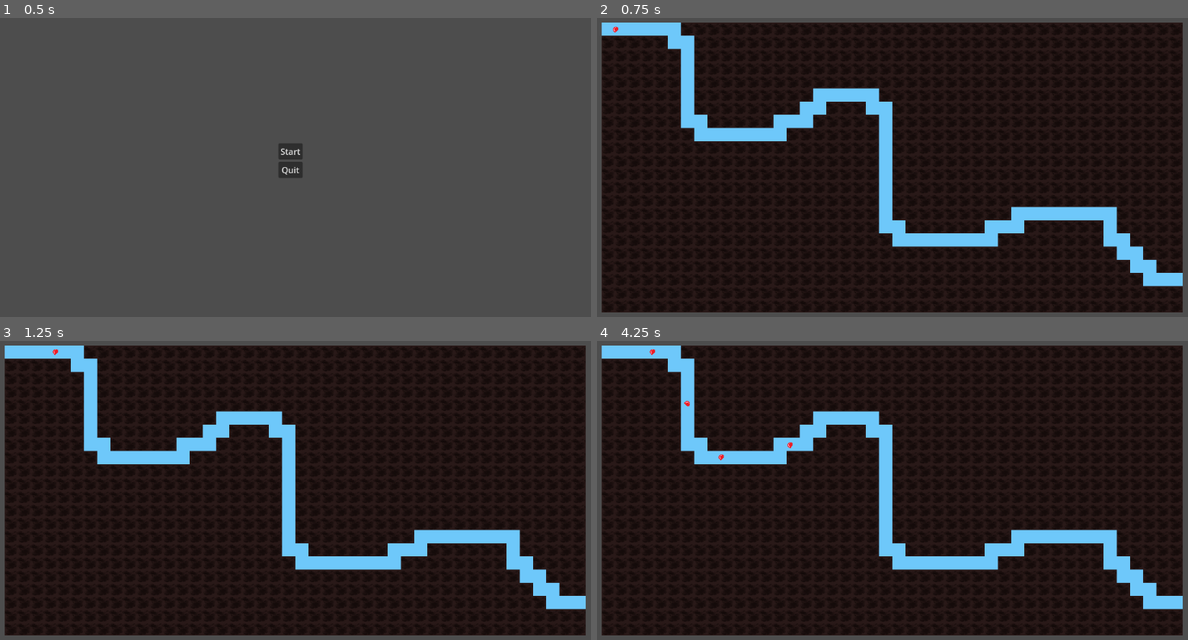
Above: before the commit, frames 1-4 (two rows, left to right).
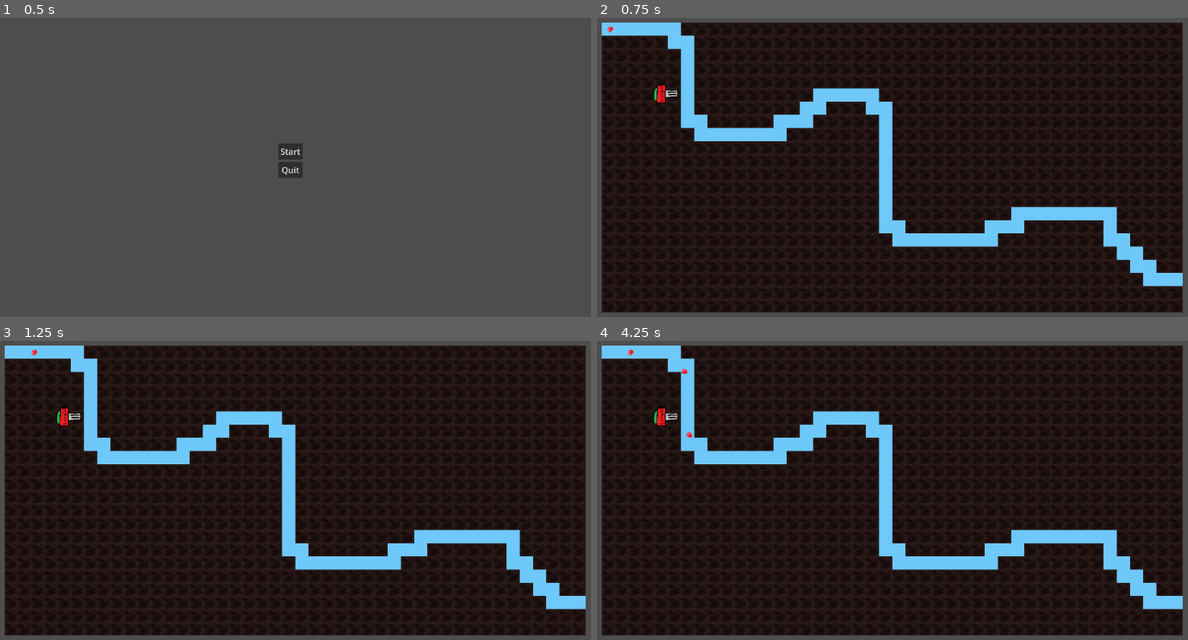
Above: after the commit, the same moments.

Repository: Adrakurmo/TowerDefense
Game: Godot game, scene res://Scenes/main_menu.tscn
Two runs of this game, one before a commit and one after it. Both use one fixed random seed, a clock stepped at 60 frames per second and the inputs below.
Inputs:
- Up to frame 1 (0.5 s): no input
- Up to frame 2 (0.75 s): click "Start" at 0.5 s
- Up to frame 3 (1.25 s): no input
- Up to frame 4 (4.25 s): tap Enter at 1.25, 2.75 s; tap Space at 2 s

Frame 1 is identical in both runs. In frame 2, 0.2% of the frame differs, in the area x 1-14%, y 2-29%; in frame 3, 0.2%; in frame 4, 0.3%, in the area x 5-34%, y 2-40%.
Error after the commit: Parse Error: Identifier "ENEMY_PREFIX" not declared in the current scope. (res://Scripts/Towers/debug_turret.gd:20)

Commit message:
working on turret and a bullet

Diff:
--- /dev/null
+++ b/Global/GameManager.gd
@@ -0,0 +1,4 @@
+extends Node
+
+
+const ENEMY_PREFIX = "DEBUG_"
--- /dev/null
+++ b/Scenes/Towers/bullet_test.tscn
@@ -0,0 +1,28 @@
+[gd_scene load_steps=5 format=3 uid="uid://be1xtichv3afh"]
+
+[ext_resource type="Script" uid="uid://bi5bsekucu6ov" path="res://Scripts/Towers/bullet_test.gd" id="1_u7n0w"]
+[ext_resource type="Texture2D" uid="uid://dake64elw1lhi" path="res://Assets/testowe/bullet_test.png" id="2_kpciq"]
+
+[sub_resource type="CapsuleShape2D" id="CapsuleShape2D_ccccb"]
+radius = 13.0
+height = 36.0
+
+[sub_resource type="CapsuleShape2D" id="CapsuleShape2D_ettbr"]
+radius = 19.0
+height = 54.0
+
+[node name="bullet_test" type="CharacterBody2D"]
+script = ExtResource("1_u7n0w")
+
+[node name="CollisionShape2D" type="CollisionShape2D" parent="."]
+rotation = 1.5708
+shape = SubResource("CapsuleShape2D_ccccb")
+
+[node name="Sprite2D" type="Sprite2D" parent="."]
+texture = ExtResource("2_kpciq")
+
+[node name="Area2D" type="Area2D" parent="."]
+
+[node name="CollisionShape2D" type="CollisionShape2D" parent="Area2D"]
+rotation = 1.5708
+shape = SubResource("CapsuleShape2D_ettbr")
--- /dev/null
+++ b/Scenes/Towers/debug_turret.tscn
@@ -0,0 +1,35 @@
+[gd_scene load_steps=5 format=3 uid="uid://c6bltsny3au3g"]
+
+[ext_resource type="Texture2D" uid="uid://b8m3bxyyj8el6" path="res://Assets/testowe/tower_debuger.png" id="1_1cru6"]
+[ext_resource type="Script" uid="uid://dgiiyg0saiy1q" path="res://Scripts/Towers/debug_turret.gd" id="1_5h4kd"]
+
+[sub_resource type="RectangleShape2D" id="RectangleShape2D_5h4kd"]
+size = Vector2(268, 189)
+
+[sub_resource type="CircleShape2D" id="CircleShape2D_2tkxy"]
+radius = 737.082
+
+[node name="DebugTurret" type="StaticBody2D"]
+script = ExtResource("1_5h4kd")
+
+[node name="CollisionShape2D" type="CollisionShape2D" parent="."]
+position = Vector2(14, -12.5)
+shape = SubResource("RectangleShape2D_5h4kd")
+
+[node name="Aim" type="Marker2D" parent="."]
+position = Vector2(126, -1)
+
+[node name="Sprite2D" type="Sprite2D" parent="."]
+rotation = 1.5708
+scale = Vector2(2, 2)
+texture = ExtResource("1_1cru6")
+
+[node name="Tower_range" type="Area2D" parent="."]
+
+[node name="CollisionShape2D" type="CollisionShape2D" parent="Tower_range"]
+shape = SubResource("CircleShape2D_2tkxy")
+
+[node name="Bullet_container" type="Node" parent="."]
+
+[connection signal="body_entered" from="Tower_range" to="." method="_on_tower_range_body_entered"]
+[connection signal="body_exited" from="Tower_range" to="." method="_on_tower_range_body_exited"]
--- a/Scenes/paths/path_lvl_1.tscn
+++ b/Scenes/paths/path_lvl_1.tscn
@@ -16,4 +16,4 @@
 rotation = 0.0133325
 loop = false
 
-[node name="RedBallon_1" parent="PathFollow2D" instance=ExtResource("1_pkvx3")]
+[node name="DEBUG_RedBallon_1" parent="PathFollow2D" instance=ExtResource("1_pkvx3")]
--- a/Scenes/poziomy/lvl_1.tscn
+++ b/Scenes/poziomy/lvl_1.tscn
@@ -1,8 +1,9 @@
-[gd_scene load_steps=6 format=4 uid="uid://b37hpdrsr3yfb"]
+[gd_scene load_steps=7 format=4 uid="uid://b37hpdrsr3yfb"]
 
 [ext_resource type="Script" uid="uid://d1wewinodkm0b" path="res://Scripts/poziomy/lvl_1.gd" id="1_07ae7"]
 [ext_resource type="Texture2D" uid="uid://chvrdac4540kx" path="res://Assets/testowe/metged.png" id="1_egnc2"]
 [ext_resource type="PackedScene" uid="uid://dbsq48tesjdan" path="res://Scenes/paths/path_lvl_1.tscn" id="2_o7wnv"]
+[ext_resource type="PackedScene" uid="uid://c6bltsny3au3g" path="res://Scenes/Towers/debug_turret.tscn" id="4_hioyk"]
 
 [sub_resource type="TileSetAtlasSource" id="TileSetAtlasSource_o7wnv"]
 texture = ExtResource("1_egnc2")
@@ -31,6 +32,12 @@
 [node name="path_lvl_1" parent="PathSpawner" instance=ExtResource("2_o7wnv")]
 
 [node name="SpawnCooldown" type="Timer" parent="PathSpawner"]
+wait_time = 1.5
 autostart = true
 
+[node name="Towers" type="Node2D" parent="."]
+
+[node name="DebugTurret" parent="Towers" instance=ExtResource("4_hioyk")]
+position = Vector2(600, 691)
+
 [connection signal="timeout" from="PathSpawner/SpawnCooldown" to="." method="_on_spawn_cooldown_timeout"]
--- a/Scripts/Enemies/red_ballon_1.gd
+++ b/Scripts/Enemies/red_ballon_1.gd
@@ -1,7 +1,7 @@
 extends CharacterBody2D
 
 
-@export var speed = 700
+@export var speed = 400
 @onready var current_path
 
 func _ready() -> void:
--- /dev/null
+++ b/Scripts/Towers/area_marker.gd
@@ -0,0 +1 @@
+extends Marker2D
--- /dev/null
+++ b/Scripts/Towers/bullet_test.gd
@@ -0,0 +1,20 @@
+extends CharacterBody2D
+
+var target
+var speed = 200
+var pathName
+var bulletDamage
+var destination
+
+func set_target(newTarget):
+	target = newTarget
+	destination = target.global_position
+
+func _physics_process(delta: float) -> void:
+
+	if target == null:
+		self.queue_free()
+	#print(target)
+	velocity = global_position.direction_to(destination) * speed
+	look_at(destination)
+	move_and_slide()
--- /dev/null
+++ b/Scripts/Towers/debug_turret.gd
@@ -0,0 +1,31 @@
+extends StaticBody2D
+
+@onready var bullet_container: Node = $Bullet_container
+@onready var aim: Marker2D = $Aim
+
+const BULLET_TEST = preload("res://Scenes/Towers/bullet_test.tscn")
+
+var current_targets = []
+var focused_target = null
+
+func _process(delta: float) -> void:
+	if is_instance_valid(focused_target):
+		look_at(focused_target.global_position)
+
+func _on_tower_range_body_entered(body: Node2D) -> void:
+	current_targets = get_node("Tower_range").get_overlapping_bodies()
+	#print(current_targets)
+	#print()
+	if focused_target == null:
+		if ENEMY_PREFIX in current_targets[-1].name:
+			focused_target = current_targets[-1]
+			var bullet_inst = BULLET_TEST.instantiate()
+			bullet_inst.set_target(focused_target)
+			aim.add_child(bullet_inst)
+	else:
+		pass
+
+
+func _on_tower_range_body_exited(body: Node2D) -> void:
+	if body == focused_target:
+		focused_target = null
--- a/project.godot
+++ b/project.godot
@@ -14,3 +14,7 @@
 run/main_scene="uid://cuibyvwtn1vv5"
 config/features=PackedStringArray("4.4", "Forward Plus")
 config/icon="res://icon.svg"
+
+[autoload]
+
+GameManager="*res://Global/GameManager.gd"
Binary file added: Assets/testowe/bullet_test.png
Not shown, added: Assets/testowe/bullet_test.png.import
Binary file added: Assets/testowe/tower_debuger.png
Not shown, added: Assets/testowe/tower_debuger.png.import
Not shown, added: Global/GameManager.gd.uid
Not shown, added: Scripts/Towers/area_marker.gd.uid
Not shown, added: Scripts/Towers/bullet_test.gd.uid
Not shown, added: Scripts/Towers/debug_turret.gd.uid
